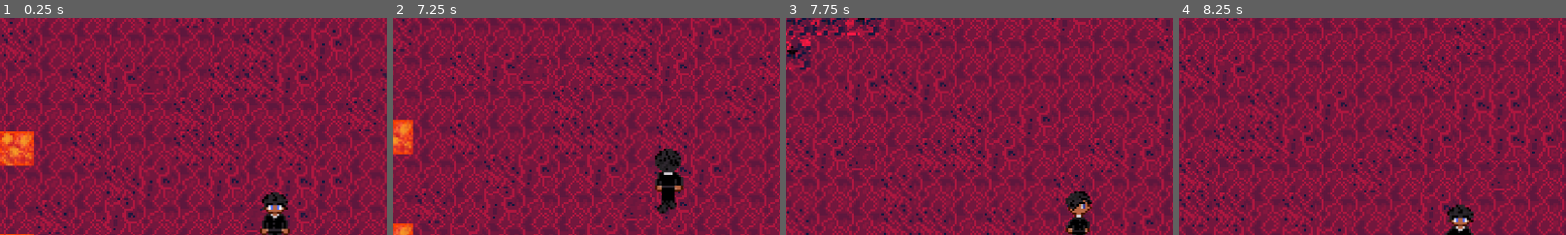
Above: before the commit, frames 1-4 (left to right).
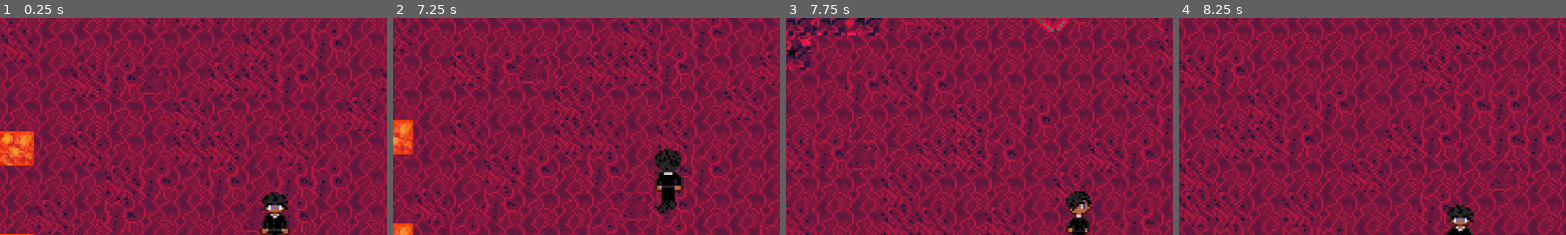
Above: after the commit, the same moments.

Repository: romanpopp/game-jam-2024
Game: Godot game, scene res://main.tscn
The game is run twice, just before and just after one commit, with the same random seed, the same clock (stepped at 60 frames per second) and the same inputs.
Inputs (mouse positions are % of the whole screen's width and height, from its top left):
- Up to frame 1 (0.25 s): no input
- Up to frame 2 (7.25 s): tap Enter at 0.5 s; move the mouse to (72, 45) at 0.52 s; hold D (right) 0.53-1.28 s; hold Space (dodge) 0.53-1.28 s; move the mouse to (30, 55) at 1.27 s; hold S (down) 1.28-2.03 s; click (30, 55) at 1.35 s; move the mouse to (60, 28) at 2.02 s; hold D (right) 2.03-2.78 s; hold Space (dodge) 2.03-2.78 s; move the mouse to (45, 70) at 2.77 s; hold W (up) 2.78-3.53 s; click (45, 70) at 2.85 s; move the mouse to (80, 65) at 3.52 s; hold Space (dodge) 3.53-4.28 s; hold A (left) 3.53-5.03 s; move the mouse to (20, 35) at 4.27 s; click (20, 35) at 4.35 s; move the mouse to (55, 50) at 5.02 s; hold S (down) 5.03-5.78 s; hold Space (dodge) 5.03-5.78 s; move the mouse to (35, 25) at 5.77 s; hold D (right) 5.78-6.53 s; click (35, 25) at 5.85 s; move the mouse to (72, 45) at 6.52 s; hold W (up) from 6.53 s (still down); hold Space (dodge) from 6.53 s (still down)
- Up to frame 3 (7.75 s): move the mouse to (30, 55) at 7.27 s; release W (up) at 7.28 s; release Space (dodge) at 7.28 s; hold D (right) from 7.28 s (still down); click (30, 55) at 7.35 s
- Up to frame 4 (8.25 s): move the mouse to (60, 28) at 8.02 s; release D (right) at 8.03 s; hold S (down) from 8.03 s (still down); hold Space (dodge) from 8.03 s (still down)
The pictures show only the part of the screen within x 15-64%, y 0-50%; the shares and areas given below are measured in that part.

Frames 1-2 are identical in both runs. In frame 3, 0.3% of the frame differs, in the area x 63-74%, y 0-7%; in frame 4, nothing differs.

Commit message:
Made ranger teleport to player

Diff:
--- a/logic/rangedEnemy.gd
+++ b/logic/rangedEnemy.gd
@@ -6,7 +6,10 @@
 var canShoot = false
 
 @onready var player = get_parent().get_node("Player")
+@onready var tiles: TileMap = get_parent().get_node("Tiles")
 @export var projectileScene: PackedScene
+const screen_tile_width = preload("res://logic/terrain.gd").screen_tile_width
+const tile_size: Vector2 = preload("res://logic/terrain.gd").tile_size
 
 func start(pos):
 	position = pos
@@ -19,12 +22,23 @@
 	rotation -= PI / 2
 
 func _process(delta):
+	if distance(global_position, player.global_position) > screen_tile_width * tile_size.x:
+		var new_pos: Vector2
+		while (true):
+			new_pos = Vector2i((Vector2(1, 0).rotated(randfn(0, 2 * PI)) * 10) + player.position / tile_size)
+			if !tiles.contains_rock(new_pos):
+				break
+		position = new_pos * tile_size
 	if !canShoot:
 		return
 	canShoot = false
 	$ShootCD.wait_time = randf_range(2.5, 2.8)
 	$ShootCD.start()
 	instantiate_projectiles()
+
+func distance(p1, p2):
+	var diff = p1 - p2
+	return sqrt(diff.x ** 2 + diff.y ** 2)
 
 func instantiate_projectiles():
 	var projectile = projectileScene.instantiate()
